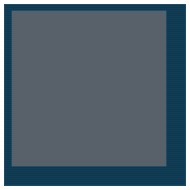
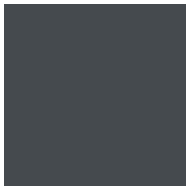
Revision of a layered 190×190 image; what changed, layer by layer:
removed layer "Layer 1" (was 80%) over [12, 11, 166, 166]
removed layer "Layer 0" over [4, 4, 186, 186]
added layer "Rectangle 1" (80%) over [4, 4, 186, 186]
